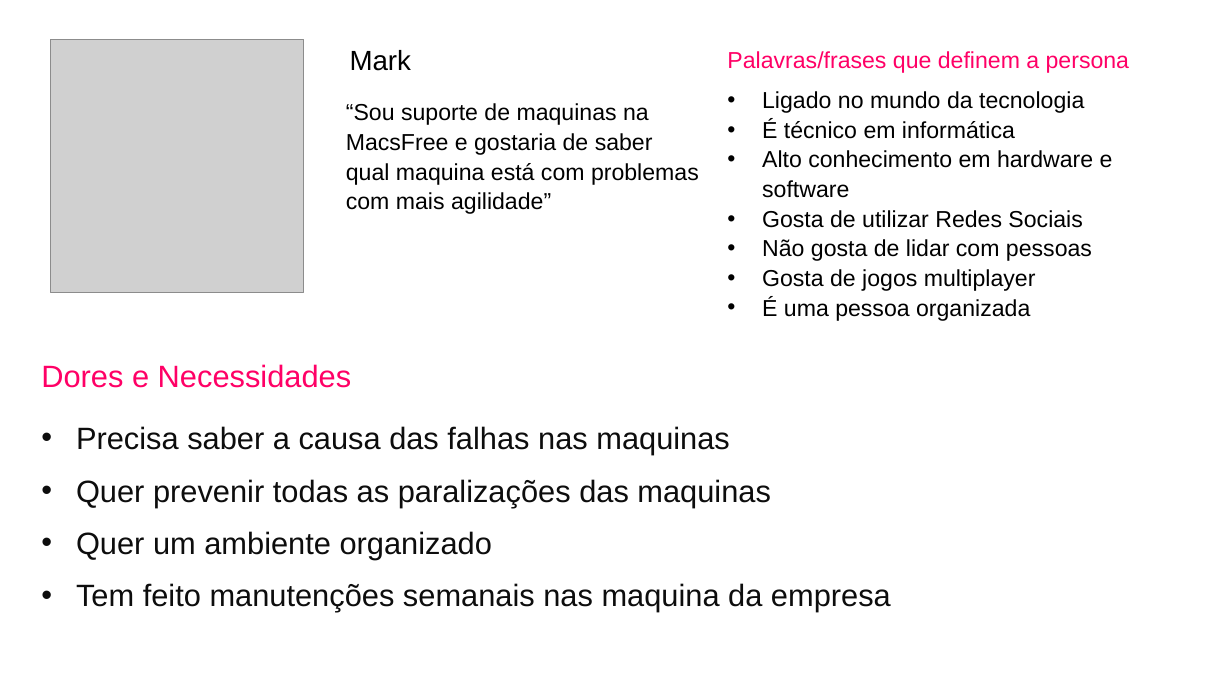
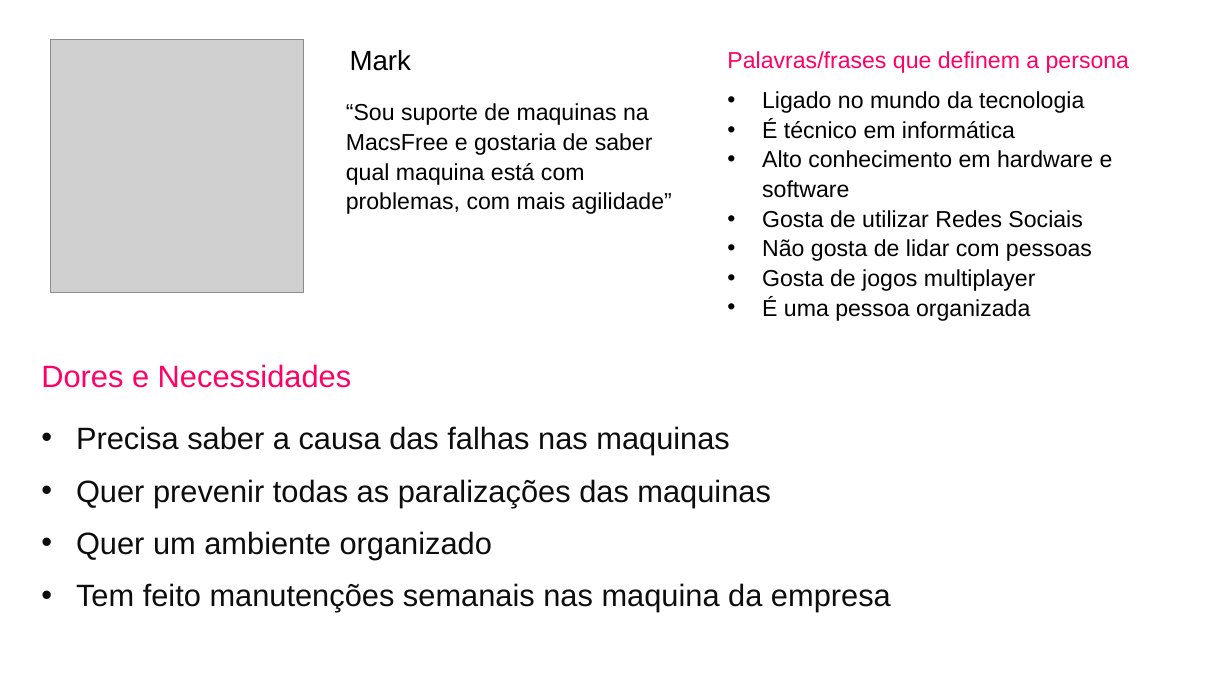
Before and after one commit to Wesleysou/Grupo-7, a slide deck: slide 2 of Pesquisa e Inovção/proto-persona.pptx. Drawn at 1232x693 pixels with LibreOffice and Linux fonts; fonts in the diff are those of the drawing; grey boxes stand for pictures. Boxes give left, top, right and bottom in pixels: in the first picture for what was removed or moved away, otherwise in the second. Text is boxed around its words. In the diff, an @@ line names an element or a change of style, - is before the commit and + after.

```diff
--- a/Pesquisa e Inovção/proto-persona.pptx
+++ b/Pesquisa e Inovção/proto-persona.pptx
@@ text at (346, 103, 672, 214): text changed @@
-“Sou suporte de maquinas na MacsFree e gostaria de saber qual maquina está com problemas com mais agilidade”
+“Sou suporte de maquinas na MacsFree e gostaria de saber qual maquina está com problemas, com mais agilidade”
```
Also in this commit, not shown: 1 other file.
